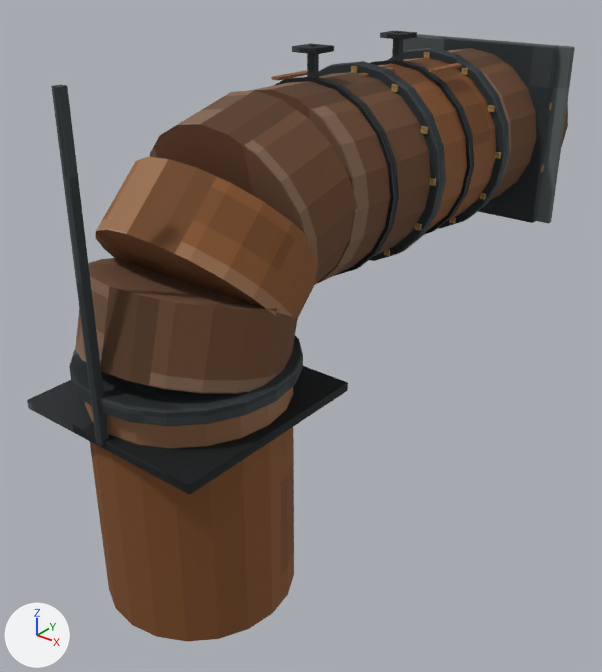
The Blender file art/props-3d/props/sewer/source/sewer_outflow_pipe.blend as it was, and as the next commit left it.
Before and after are seen from a 50 mm camera at (3.94, -6.17, 3.95) aimed at (-0.16, -1.04, 0.77). Lighting does not change. The marker at lower left points along +X, +Y and +Z. The first picture is the older version.

In view in the first picture: 'Barrel0', 'Barrel1', 'Barrel2', 'Drop', 'DropBand', 'DropFlange', 'DropHanger', 'Elbow0', 'Elbow1', 'Elbow2', 'FlangeA', 'FlangeB', 'FlangeBBolt03', 'FlangeBBolt11', 'RustStreak0', 'RustStreak1', 'Strap0', 'Strap1', 'WallFlange', 'WallPlate' and 9 more.
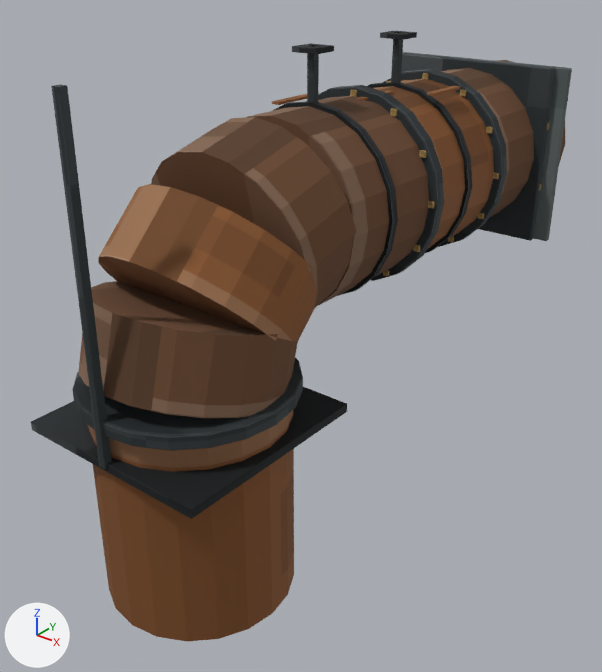
Where the newer file only moved an object's origin or applied its transform, the numbers keep the older frame.

What the commit changed:
Object 'Barrel0' (ob_barrel0) moves from (0.0, 1.35, 2.2) to (0.0, 1.35, 2.02).
Object 'Barrel1' (ob_barrel1) moves from (0.0, 0.05, 2.2) to (0.0, 0.05, 2.02).
Object 'Barrel2' (ob_barrel2) moves from (0.0, -1.04, 2.2) to (0.0, -1.04, 2.02).
Object 'WallPlate' (ob_wallplate) moves from (0.0, 1.47, 2.2) to (0.0, 1.47, 2.02).
Object 'WallFlange' (ob_wallflange) moves from (0.0, 1.4, 2.2) to (0.0, 1.4, 2.02).
Object 'FlangeA' (ob_flangea) moves from (0.0, 0.6, 2.2) to (0.0, 0.6, 2.02).
Object 'FlangeB' (ob_flangeb) moves from (0.0, -0.5, 2.2) to (0.0, -0.5, 2.02).
Object 'FlangeBBolt03' (ob_flangebbolt03) moves from (0.0, -0.5, 2.97) to (0.0, -0.5, 2.79).
Object 'FlangeBBolt11' (ob_flangebbolt11) moves from (0.67, -0.5, 1.82) to (0.67, -0.5, 1.64).
Object 'Elbow0' (ob_elbow0) moves from (0.0, -1.83, 2.17) to (0.0, -1.83, 1.99).
Object 'Elbow1' (ob_elbow1) moves from (0.0, -2.25, 1.93) to (0.0, -2.25, 1.74).
Object 'Elbow2' (ob_elbow2) moves from (0.0, -2.5, 1.5) to (0.0, -2.5, 1.32).
Object 'DropFlange' (ob_dropflange) moves from (0.0, -2.53, 1.2) to (0.0, -2.53, 1.02).
Object 'RustStreak0' (ob_ruststreak0) moves from (-0.32, -0.95, 2.94) to (-0.32, -0.95, 2.76).
Object 'RustStreak1' (ob_ruststreak1) moves from (0.1, -0.4, 2.94) to (0.1, -0.4, 2.76).
Object 'Strap0' (ob_strap0) moves from (0.0, 0.05, 2.2) to (0.0, 0.05, 2.02).
Object 'Strap1' (ob_strap1) moves from (0.0, -1.1, 2.2) to (0.0, -1.1, 2.02).
Object 'DropBand' (ob_dropband) moves from (0.0, -2.53, 0.9) to (0.0, -2.53, 0.72).

Location of each change, [x1, y1, x2, y2] in pixels of the pictures (602 x 672 px):
'Elbow1', moved: before [96, 157, 318, 318]; after [98, 184, 317, 342]
'Elbow2', moved: before [75, 258, 298, 394]; after [78, 281, 298, 418]
'Elbow0', moved: before [150, 90, 357, 284]; after [151, 117, 356, 308]
'Barrel2', moved: before [249, 72, 431, 283]; after [248, 96, 429, 305]
'DropBand', moved: before [27, 366, 348, 495]; after [31, 387, 347, 519]
'DropFlange', moved: before [69, 336, 303, 426]; after [73, 357, 303, 451]
'Barrel1', moved: before [377, 57, 496, 230]; after [374, 79, 494, 249]
'WallFlange', moved: before [403, 35, 558, 223]; after [401, 53, 555, 241]
'FlangeB', moved: before [319, 61, 446, 261]; after [318, 85, 444, 281]
'Barrel0', moved: before [448, 48, 568, 200]; after [441, 60, 565, 217]
'FlangeA', moved: before [388, 48, 509, 229]; after [382, 69, 507, 247]
'Strap1', moved: before [273, 77, 399, 276]; after [272, 101, 398, 296]
'WallPlate', moved: before [392, 34, 575, 223]; after [391, 52, 572, 241]
'Strap0', moved: before [371, 60, 474, 234]; after [367, 82, 472, 253]
'RustStreak0', moved: before [271, 70, 307, 80]; after [272, 94, 307, 105]
'RustStreak1', moved: before [358, 67, 395, 77]; after [357, 90, 394, 101]
'FlangeBBolt03', moved: before [351, 66, 358, 73]; after [350, 90, 357, 97]
'FlangeBBolt11', moved: before [415, 223, 422, 231]; after [413, 245, 420, 252]
